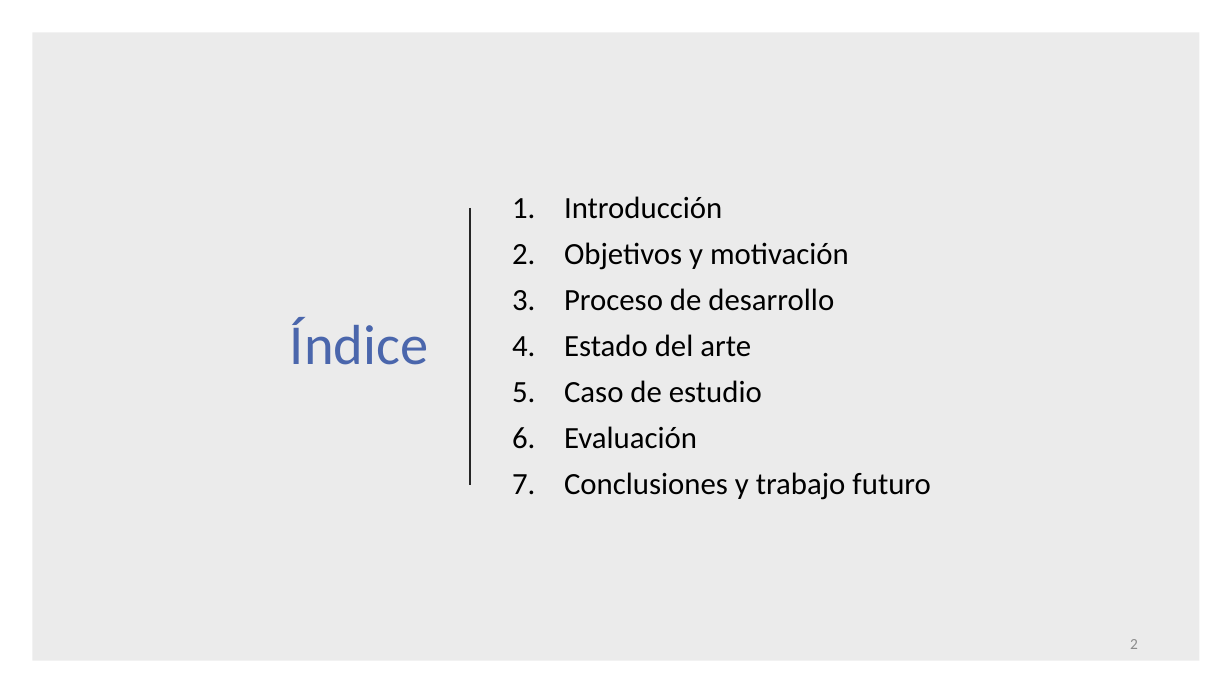
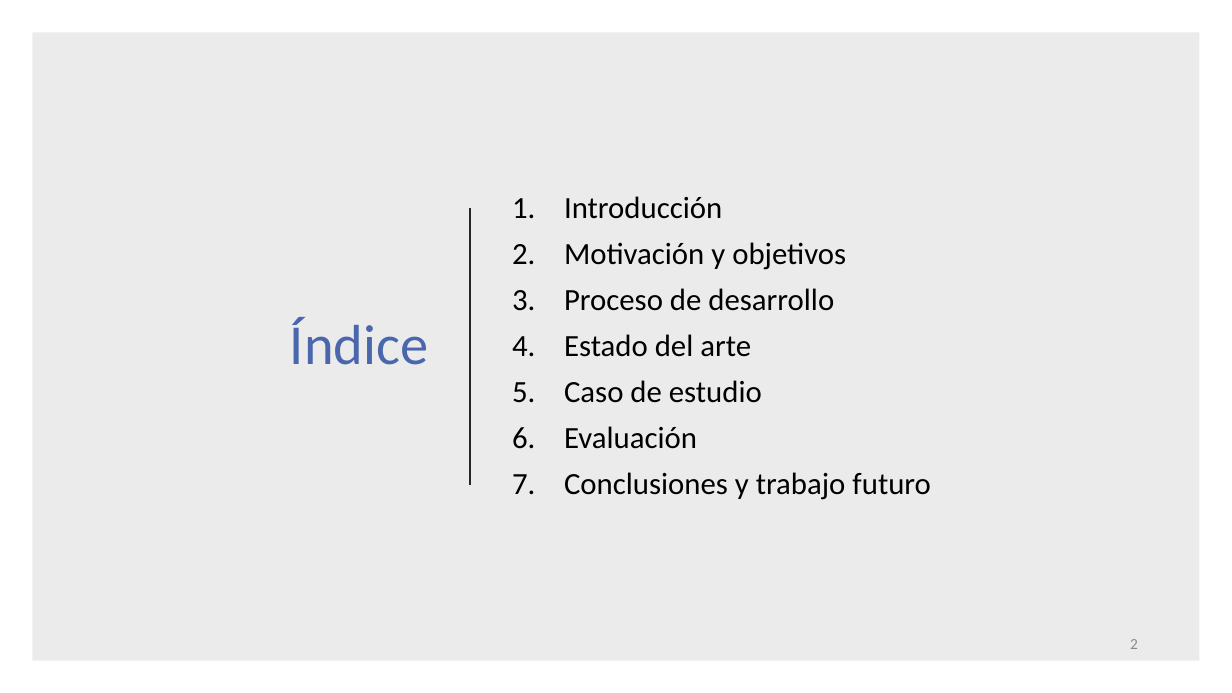
Before and after one commit to VictorIranzo/TFG_Microservices, a slide deck: slide 2 of Trabajo/Presentación/Desarrollo de software basado en microservicios.pptx. Drawn at 1232x693 pixels with LibreOffice and Linux fonts; fonts in the diff are those of the drawing. Boxes give left, top, right and bottom in pixels: in the first picture for what was removed or moved away, otherwise in the second. Text is boxed around its words. In the diff, an @@ line names an element or a change of style, - is before the commit and + after.

```diff
--- a/Trabajo/Presentación/Desarrollo de software basado en microservicios.pptx
+++ b/Trabajo/Presentación/Desarrollo de software basado en microservicios.pptx
@@ text at (564, 242, 846, 270): text changed @@
-2. Objetivos y motivación
+2. Motivación y objetivos
```
Also in this commit, not shown: 11 other slides changed, 5 slides added.
